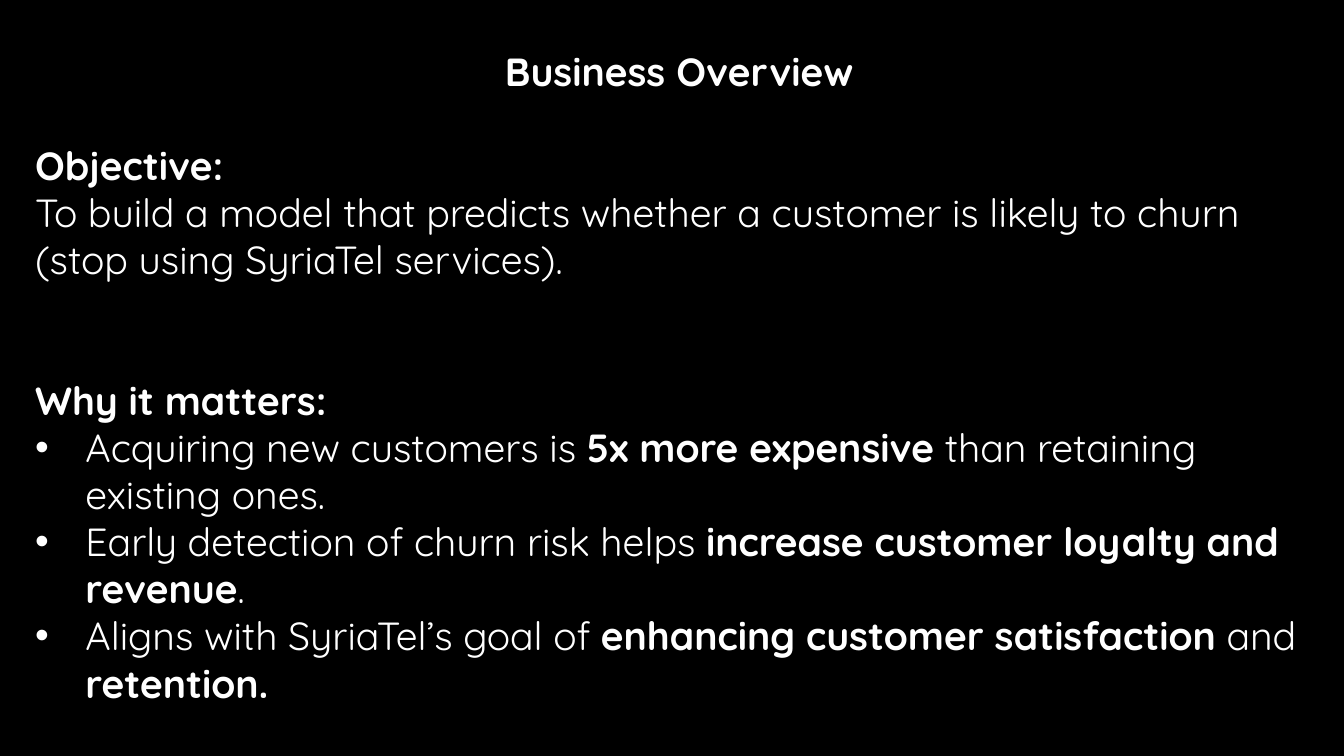
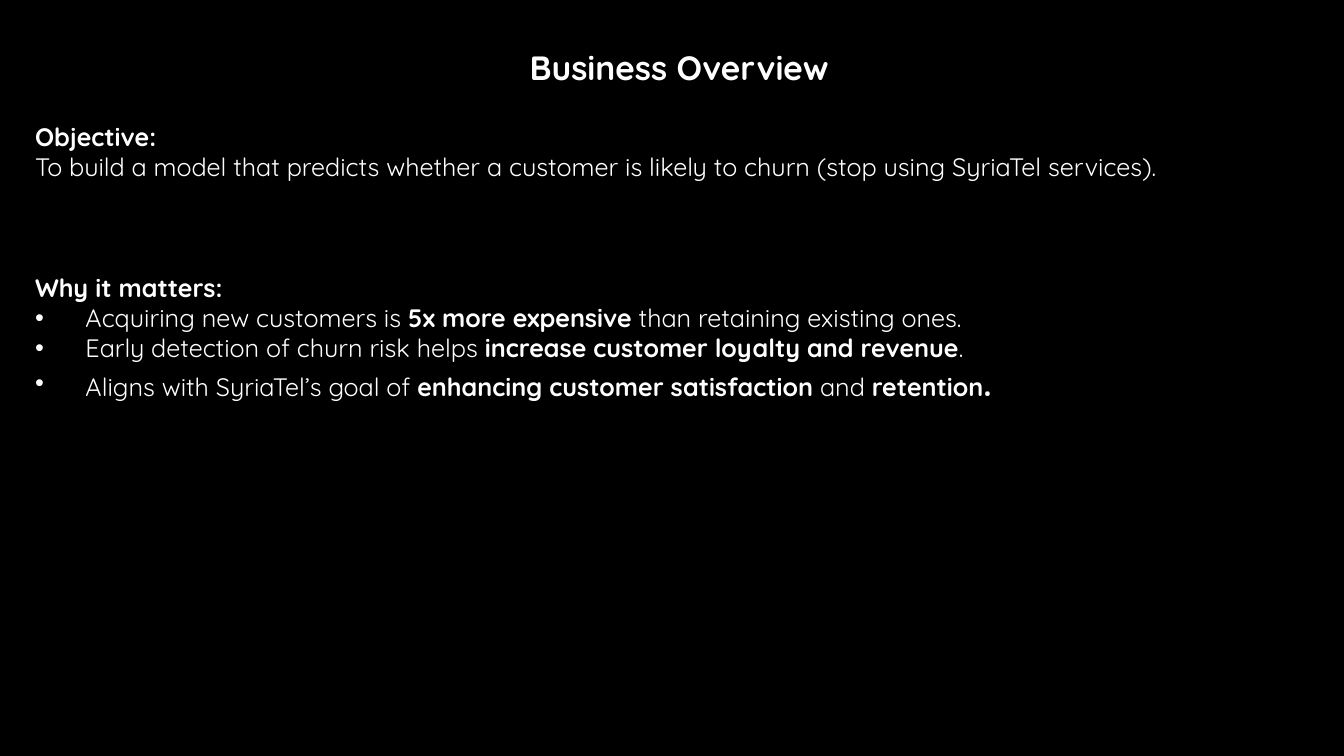
Before and after one commit to Kelvin-Shilisia/syriatel-churn-classifier, a slide deck: slide 2 of Churn Prediction in Telecom.pptx. Drawn at 1344x756 pixels with LibreOffice and Linux fonts; fonts in the diff are those of the drawing; background and template pictures are left out. Boxes give left, top, right and bottom in pixels: in the first picture for what was removed or moved away, otherwise in the second. Text is boxed around its words. In the diff, an @@ line names an element or a change of style, - is before the commit and + after.

Commit message:
updates on pptx

```diff
--- a/Churn Prediction in Telecom.pptx
+++ b/Churn Prediction in Telecom.pptx
@@ text "Business Overview" at (x1=35, y1=56, x2=1156, y2=401): size 28 to 24 pt in "Business Overview", "retention."; size 28 to 18 pt @@
```
Also in this commit, not shown: 1 other slide changed, 7 slides added, 3 slides removed.
